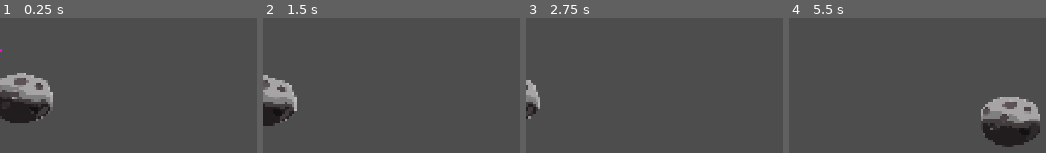
Above: before the commit, frames 1-4 (left to right).
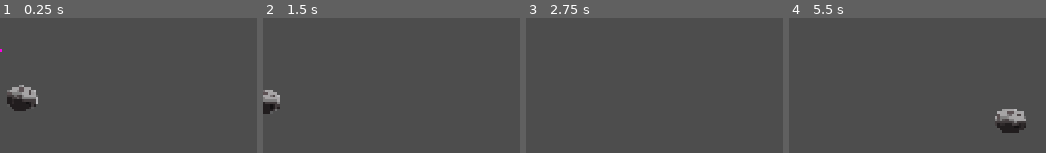
Above: after the commit, the same moments.

Repository: two-sticks-and-a-rock/space-arcade
Game: Godot game, scene res://scenes/player/player_weapons/orbiter/orbiter_ring.tscn
Same seed, same stepped clock (60 frames per second), same inputs: the game is played once before the commit and once after it. This scene is started directly instead of the project's main scene.
Inputs (mouse positions are in pixels of both pictures, inside the frame that each line leads up to):
- Up to frame 1 (0.25 s): no input
- Up to frame 2 (1.5 s): tap Enter at 0.5 s; move the mouse to (outside the picture) at 0.52 s; press the mouse at (outside the picture) at 0.53 s; hold Right (move_right) 0.53-1.28 s; move the mouse to (outside the picture) at 1.27 s; release the mouse at (outside the picture) at 1.28 s; hold Down (move_back) from 1.28 s (still down); tap Space (sling_release) at 1.35 s
- Up to frame 3 (2.75 s): move the mouse to (outside the picture) at 2.02 s; release Down (move_back) at 2.03 s; press the mouse at (outside the picture) at 2.03 s; hold Right (move_right) from 2.03 s (still down)
- Up to frame 4 (5.5 s): move the mouse to (outside the picture) at 2.77 s; release Right (move_right) at 2.78 s; release the mouse at (outside the picture) at 2.78 s; hold Up (move_forward) 2.78-3.53 s; tap Space (sling_release) at 2.85, 4.35 s; move the mouse to (outside the picture) at 3.52 s; press the mouse at (outside the picture) at 3.53 s; hold Left (move_left) 3.53-5.03 s; move the mouse to (outside the picture) at 4.27 s; release the mouse at (outside the picture) at 4.28 s; move the mouse to (outside the picture) at 5.02 s; press the mouse at (outside the picture) at 5.03 s; hold Down (move_back) from 5.03 s (still down)

The runs differ from the first frame. In frame 1, 4.4% of the frame differs, in the area x 0-21%, y 40-78%; in frame 2, 2.7%; in frame 3, 0.9%; in frame 4, 5.2%, in the area x 74-98%, y 58-96%.

Commit message:
fix asteroid sizes

Diff:
--- a/scenes/player/player_weapons/orbiter/orbiter.gd
+++ b/scenes/player/player_weapons/orbiter/orbiter.gd
@@ -4,10 +4,22 @@
 
 func _ready():
 	$AnimatedSprite2D.frame = randi_range(0, 3)
+	sprite.scale = bullet_scale
+	collider.scale = bullet_scale
 
 func toggle_visibility(on: bool) -> void:
 	visible = on
 	process_mode = Node.PROCESS_MODE_INHERIT if on == true else  Node.PROCESS_MODE_DISABLED
+
+func set_bullet_scale(bullet_size: float):
+	bullet_scale = Vector2(bullet_size, bullet_size)*0.5
+
+func set_scale_for_animation(new_scale: Vector2):
+	sprite.scale = new_scale
+	collider.scale = new_scale
+
+func get_current_scale():
+	return sprite.scale
 
 func _on_orbiter_entered(body: Node2D):
 	if (body.is_in_group("enemy")):
--- a/scenes/player/player_weapons/orbiter/orbiter_ring.gd
+++ b/scenes/player/player_weapons/orbiter/orbiter_ring.gd
@@ -22,7 +22,7 @@
 		var orbiter = bullet_scene.instantiate() as PlayerBullet
 		orbiter.position = child_pos
 		orbiter.original_position = child_pos
-		orbiter.bullet_scale = Vector2(bullet_size, bullet_size)
+		orbiter.set_bullet_scale(bullet_size)
 		add_child(orbiter)
 		child_pos = child_pos.rotated(2*PI / num_bullets)
 		current_bullets.append(orbiter)
@@ -46,16 +46,16 @@
 	for child in get_children():
 		if child is PlayerBullet:
 			child.toggle_visibility(false)
-			child.scale = Vector2.ONE * min_scale
+			child.set_scale_for_animation(Vector2.ONE * min_scale)
 			child.position = child.original_position.normalized() * min_distance_from_player
 
 func _physics_process(delta):
-	var grow_rate : Vector2 = (bullet_size - min_scale) * delta * Vector2.ONE
 	var spiral_out_rate : float = (distance_from_player - min_distance_from_player) * delta
 	var fly_out_rate : float = (max_distance_from_player - distance_from_player) * delta
 
 	for child in get_children():
 		if child is PlayerBullet:
+			var grow_rate : Vector2 = (child.bullet_scale.x - min_scale) * delta * Vector2.ONE
 			var start_flying = !up_timer.is_stopped() && up_timer.time_left <= 1.0
 			if (start_flying):
 				child.position += child.position.normalized() * fly_out_rate
@@ -65,7 +65,9 @@
 				# need to set process_mode here otherwise the asteroids don't rotate as they come up
 				child.toggle_visibility(true)
 
-				if child.scale <= child.bullet_scale:
-					child.scale += grow_rate
+
+				if child.get_current_scale() <= child.bullet_scale:
+					child.set_scale_for_animation(child.get_current_scale() + grow_rate)
+
 					child.position += child.position.normalized() * spiral_out_rate
 			child.position = Vector2(child.position).rotated(bullet_speed)
